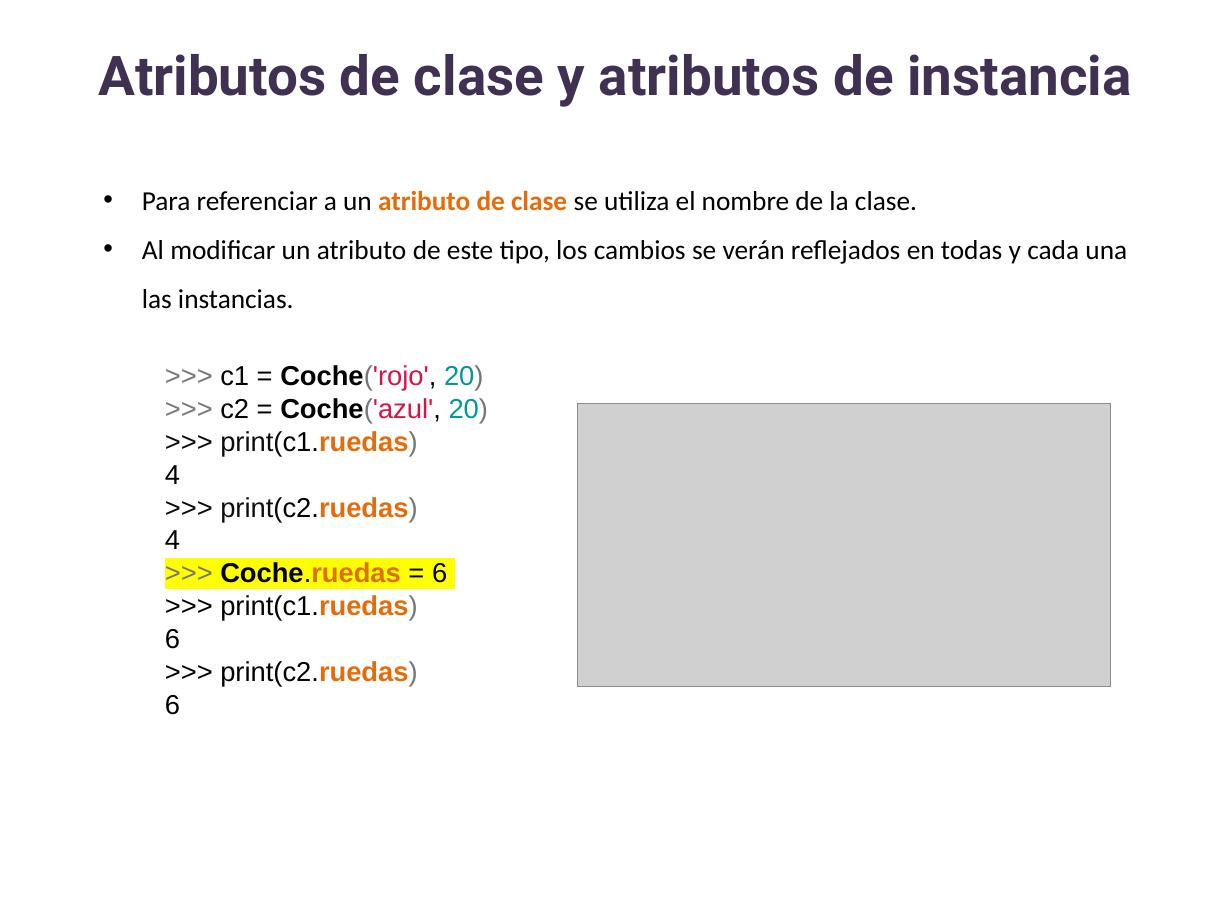
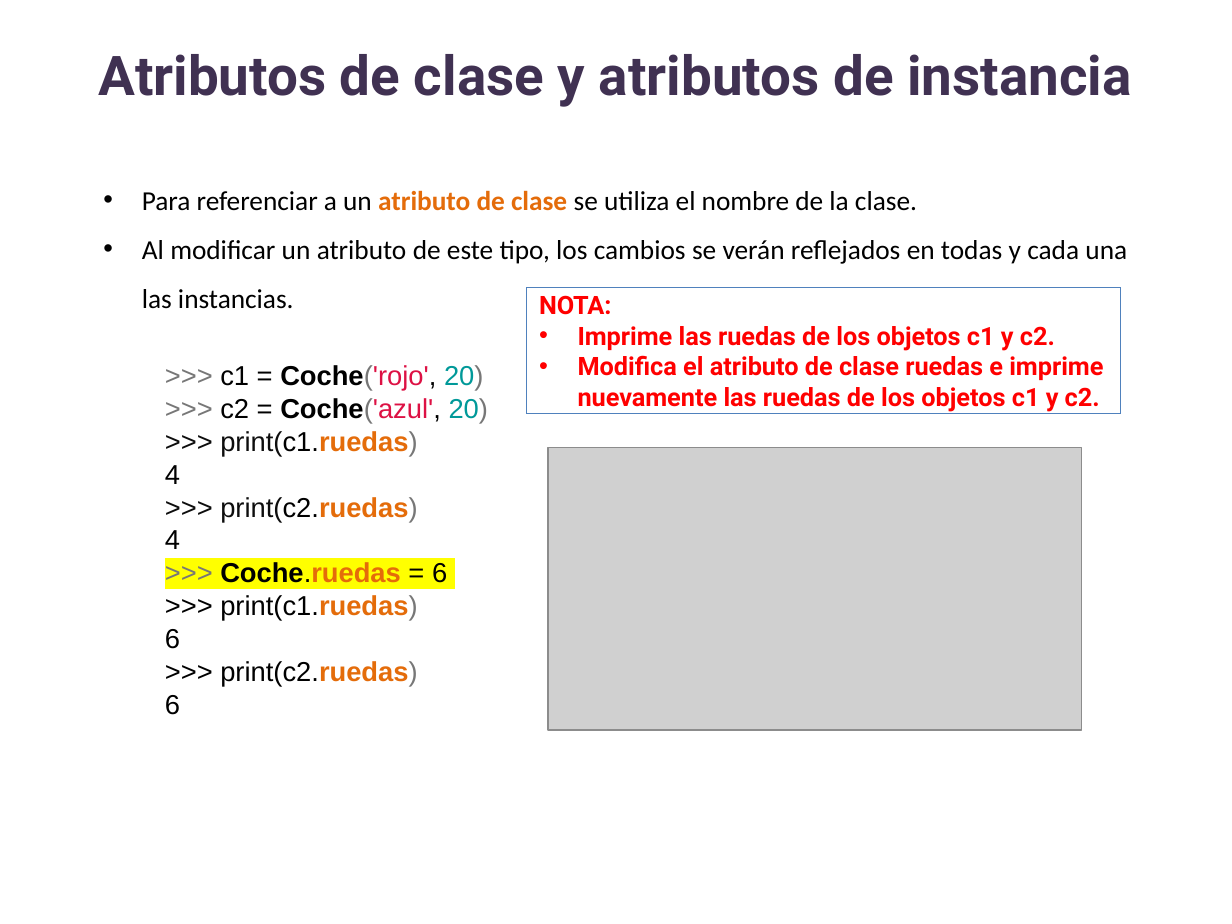
Before and after one commit to lizetheP/Analitica, a slide deck: slide 55 of CalendarioAgo2023/presentaciones/14_POO.pptx (slide 56 before the commit). Drawn at 1232x924 pixels with LibreOffice and Linux fonts; fonts in the diff are those of the drawing; grey boxes stand for pictures. Boxes give left, top, right and bottom in pixels: in the first picture for what was removed or moved away, otherwise in the second. Text is boxed around its words. In the diff, an @@ line names an element or a change of style, - is before the commit and + after.

```diff
--- a/CalendarioAgo2023/presentaciones/14_POO.pptx
+++ b/CalendarioAgo2023/presentaciones/14_POO.pptx
@@ rectangle added at bbox=[527, 287, 1121, 413], outline #4F81BD 0.75 pt, 14.8 pt, text #FF0000, bold @@
+NOTA:
+• Imprime las ruedas de los objetos c1 y c2.
+• Modifica el atributo de clase ruedas e imprime nuevamente las ruedas de los objetos c1 y c2.
@@ picture: place and size @@
-picture at bbox=[578, 404, 1111, 686]
+picture at bbox=[548, 447, 1082, 729]
```
Also in this commit, not shown: 8 other slides changed, 1 slide added, 1 slide removed.
